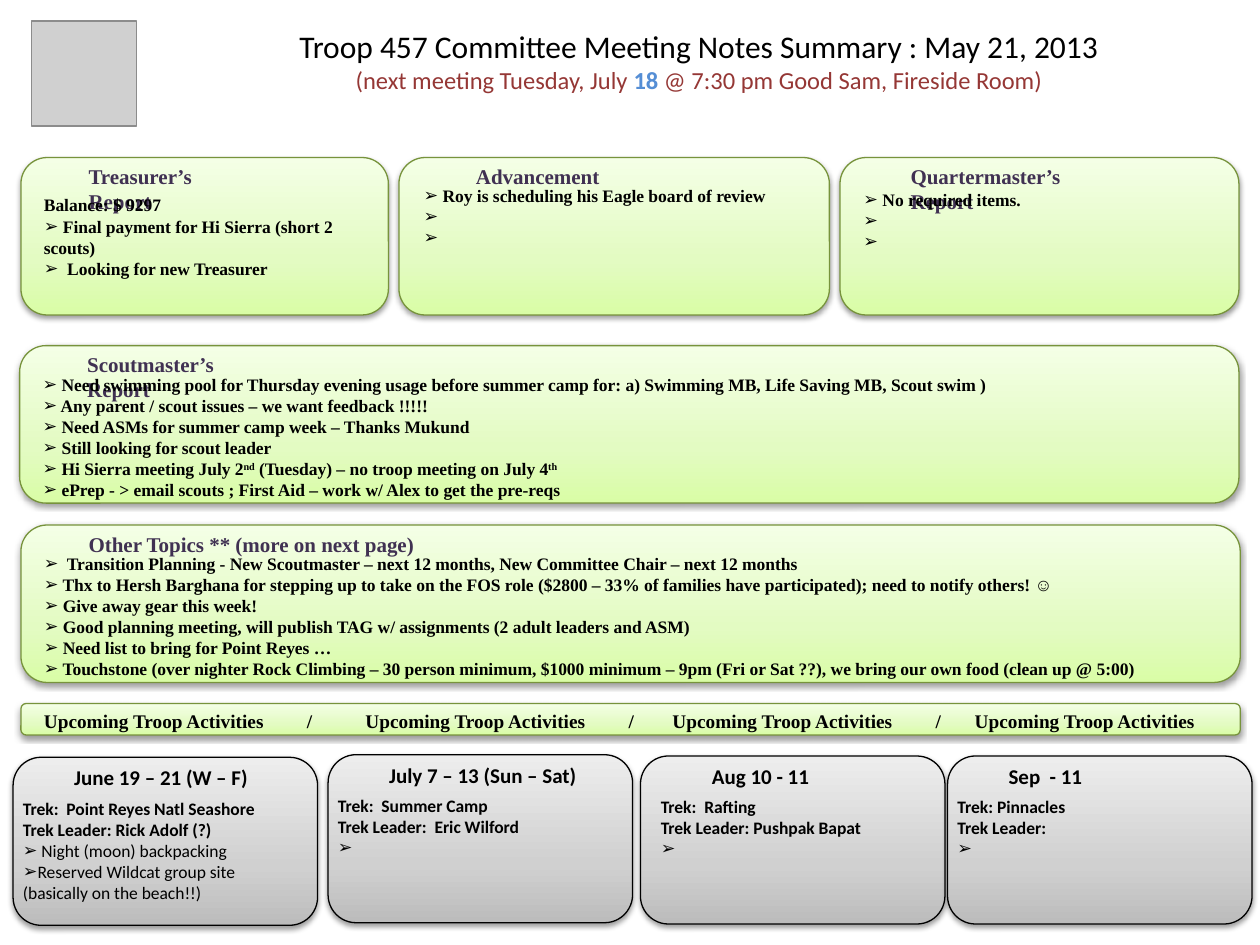
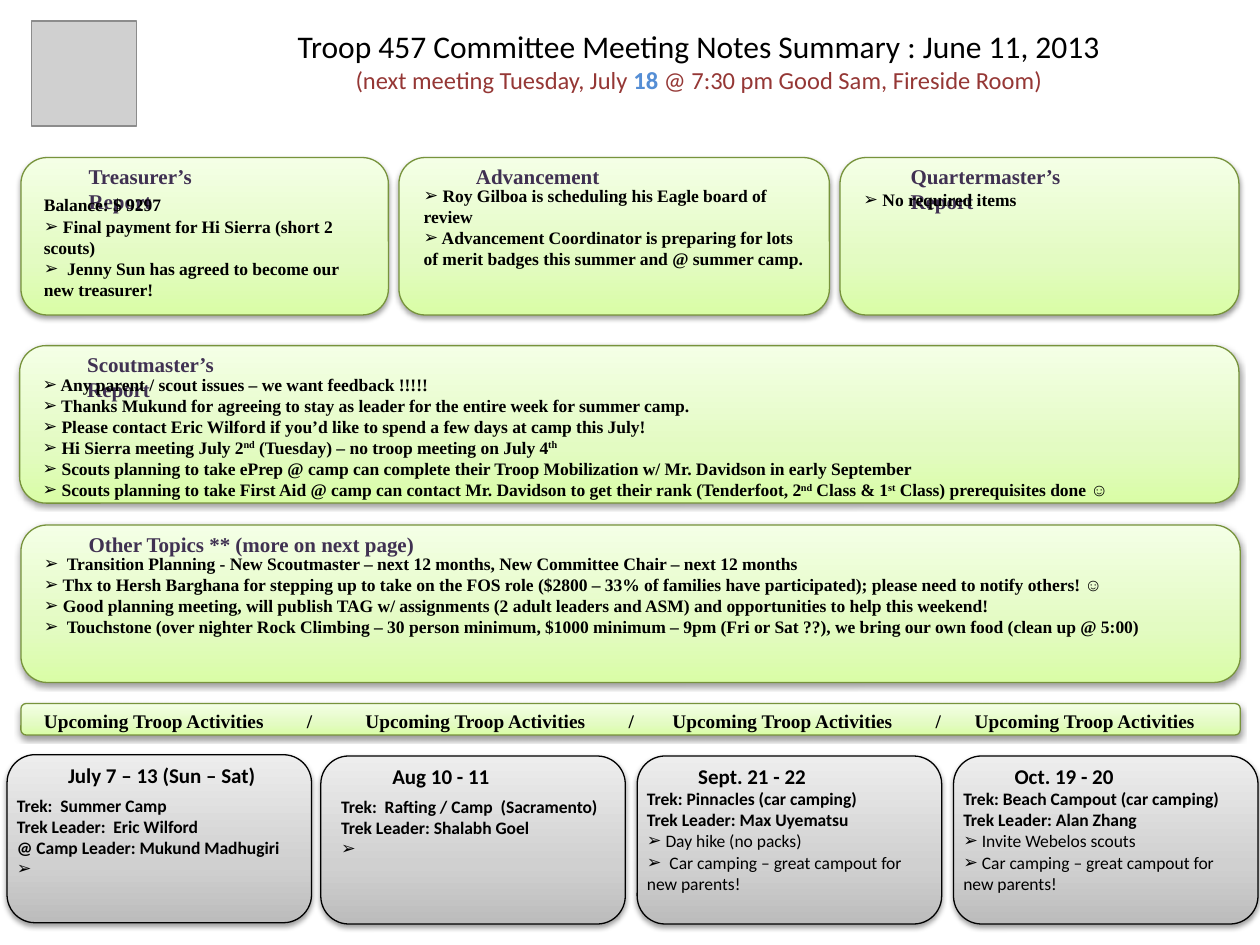
Before and after one commit to sdavi101010/troop457, a slide deck: slide 1 of 2013/committeeMeetingNotes/CommitteeMinutes20130611.pptx. Drawn at 1260x945 pixels with LibreOffice and Linux fonts; fonts in the diff are those of the drawing; grey boxes stand for pictures. Boxes give left, top, right and bottom in pixels: in the first picture for what was removed or moved away, otherwise in the second. Text is boxed around its words. In the diff, an @@ line names an element or a change of style, - is before the commit and + after.

Commit message:
June committee meeting minutes

```diff
--- a/2013/committeeMeetingNotes/CommitteeMinutes20130611.pptx
+++ b/2013/committeeMeetingNotes/CommitteeMinutes20130611.pptx
@@ text at bbox=[298, 36, 1099, 64]: text changed @@
-Troop 457 Committee Meeting Notes Summary : May 21, 2013
+Troop 457 Committee Meeting Notes Summary : June 11, 2013
@@ text at bbox=[424, 189, 803, 269]: text changed @@
-➢ Roy is scheduling his Eagle board of review
+➢ Roy Gilboa is scheduling his Eagle board of review
+➢ Advancement Coordinator is preparing for lots of merit badges this summer and @ summer camp.
@@ text at bbox=[882, 192, 1017, 210]: text changed @@
-➢ No required items.
+➢ No required items
@@ text at bbox=[44, 263, 339, 297]: text changed @@
-➢ Looking for new Treasurer
+➢ Jenny Sun has agreed to become our new treasurer!
@@ text at bbox=[62, 378, 976, 395]: paragraph removed @@
-➢ Need swimming pool for Thursday evening usage before summer camp for: a) Swimming MB, Life Saving MB, Scout swim )
@@ text at bbox=[61, 398, 689, 437]: text changed @@
-➢ Need ASMs for summer camp week – Thanks Mukund
-➢ Still looking for scout leader
+➢ Thanks Mukund for agreeing to stay as leader for the entire week for summer camp.
+➢ Please contact Eric Wilford if you’d like to spend a few days at camp this July!
@@ text at bbox=[62, 463, 1086, 500]: text changed @@
-➢ ePrep - > email scouts ; First Aid – work w/ Alex to get the pre-reqs
+➢ Scouts planning to take ePrep @ camp can complete their Troop Mobilization w/ Mr. Davidson in early September
+➢ Scouts planning to take First Aid @ camp can contact Mr. Davidson to get their rank (Tenderfoot, 2nd Class & 1st Class) prerequisites done ☺
@@ text at bbox=[63, 578, 1080, 616]: text changed @@
-➢ Thx to Hersh Barghana for stepping up to take on the FOS role ($2800 – 33% of families have participated); need to notify others! ☺
-➢ Give away gear this week!
-➢ Good planning meeting, will publish TAG w/ assignments (2 adult leaders and ASM)
-➢ Need list to bring for Point Reyes …
+➢ Thx to Hersh Barghana for stepping up to take on the FOS role ($2800 – 33% of families have participated); please need to notify others! ☺
+➢ Good planning meeting, will publish TAG w/ assignments (2 adult leaders and ASM) and opportunities to help this weekend!
@@ text removed at bbox=[74, 769, 247, 788] @@
-June 19 – 21 (W – F)
@@ 3 texts, 2 rounded rectangles: place and size @@
-3 texts, 2 rounded rectangles at bbox=[328, 755, 945, 924]
+3 texts, 2 rounded rectangles at bbox=[8, 755, 626, 924]
@@ rounded rectangle: place and size @@
-rounded rectangle at bbox=[13, 757, 318, 925]
+rounded rectangle at bbox=[638, 756, 942, 924]
@@ text added at bbox=[698, 770, 806, 788], 12 pt, text #000000, bold @@
+Sept. 21 - 22
@@ rounded rectangle: place and size @@
-rounded rectangle at bbox=[948, 756, 1252, 924]
+rounded rectangle at bbox=[954, 756, 1259, 924]
@@ text removed at bbox=[1009, 770, 1082, 788] @@
-Sep - 11
@@ text added at bbox=[1015, 770, 1113, 784], 12 pt, text #000000, bold @@
+Oct. 19 - 20
@@ text removed at bbox=[23, 802, 254, 902] @@
-Trek: Point Reyes Natl Seashore
-Trek Leader: Rick Adolf (?)
-➢ Night (moon) backpacking
-➢ Reserved Wildcat group site (basically on the beach!!)
@@ text at bbox=[341, 800, 598, 834]: text changed @@
-Trek: Rafting
-Trek Leader: Pushpak Bapat
+Trek: Rafting / Camp (Sacramento)
+Trek Leader: Shalabh Goel
@@ text added at bbox=[647, 792, 901, 893], 10 pt, text #000000 @@
+Trek: Pinnacles (car camping)
+Trek Leader: Max Uyematsu
+➢ Day hike (no packs)
+➢ Car camping – great campout for new parents!
@@ text at bbox=[963, 792, 1219, 893]: text changed; bold off @@
-Trek: Pinnacles
-Trek Leader:
+Trek: Beach Campout (car camping)
+Trek Leader: Alan Zhang
+➢ Invite Webelos scouts
+➢ Car camping – great campout for new parents!
@@ text at bbox=[36, 841, 279, 857]: paragraph added @@
+@ Camp Leader: Mukund Madhugiri
```
Also in this commit, not shown: 1 other slide changed, 1 slide removed, 1 other file.
